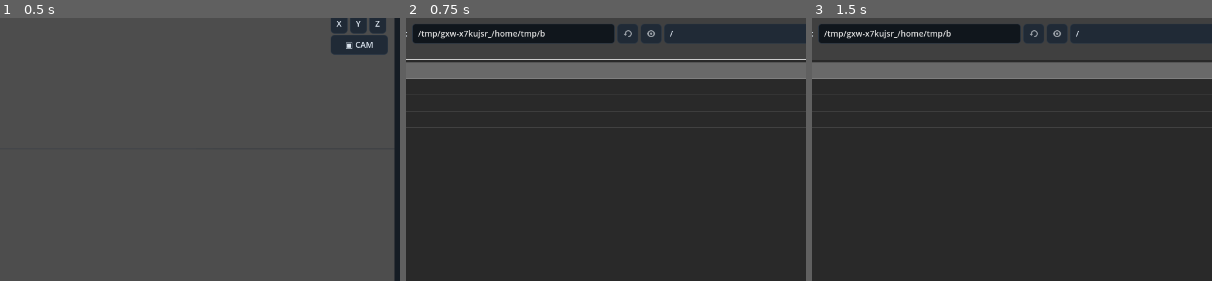
Above: before the commit, frames 1-3 (left to right).
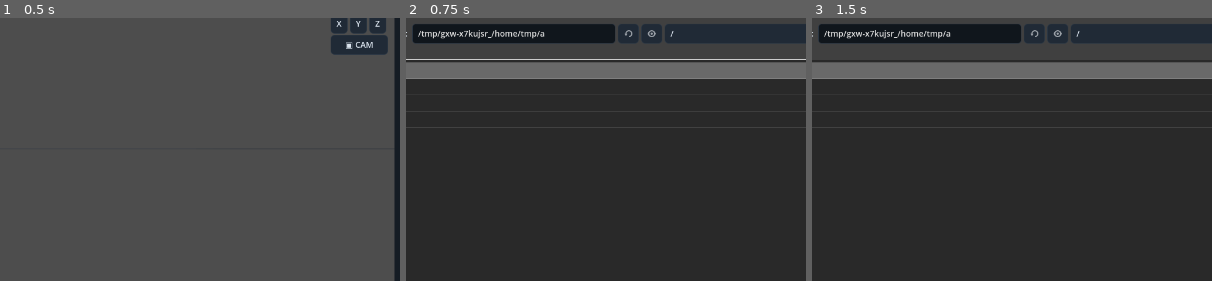
Above: after the commit, the same moments.

Repository: Onnevan/Kabuki
Game: Godot game, scene res://editor/main.tscn
Two runs of this game, one before a commit and one after it. Both use one fixed random seed, a clock stepped at 60 frames per second and the inputs below.
Inputs (mouse positions are % of the whole screen's width and height, from its top left):
- Up to frame 1 (0.5 s): no input
- Up to frame 2 (0.75 s): click "＋ IMPORT" at 0.5 s
- Up to frame 3 (1.5 s): click (37, 77) at 1.27 s; type "12" at 1.35 s
The pictures show only the part of the screen within x 27-77%, y 15-65%; the shares and areas given below are measured in that part.

Frame 1 is identical in both runs. In frame 2, 0.1% of the frame differs, in the area x 33-67%, y 3-9%; in frame 3, 0.1%.

Commit message:
Correct two-sided cutout lighting normals

Diff:
--- a/render/cutout_material.gdshader
+++ b/render/cutout_material.gdshader
@@ -15,6 +15,8 @@
 uniform bool two_sided = true;
 void fragment(){
 	if (!two_sided && !FRONT_FACING) discard;
+	// Keep the visible face lit as its front face on two-sided cutout canvases.
+	if (two_sided && !FRONT_FACING) NORMAL = -NORMAL;
 	vec2 texel = 1.0 / vec2(textureSize(source_texture,0));
 	vec2 px = texel * blur * render_quality;
 	vec4 c = texture(source_texture,UV)*0.4;
